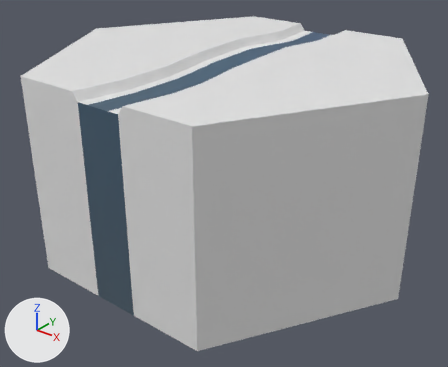
Two versions of the FBX model SourceAssets/Tiles/Hexagons0-3/Hexagon2_1.fbx, one commit apart.
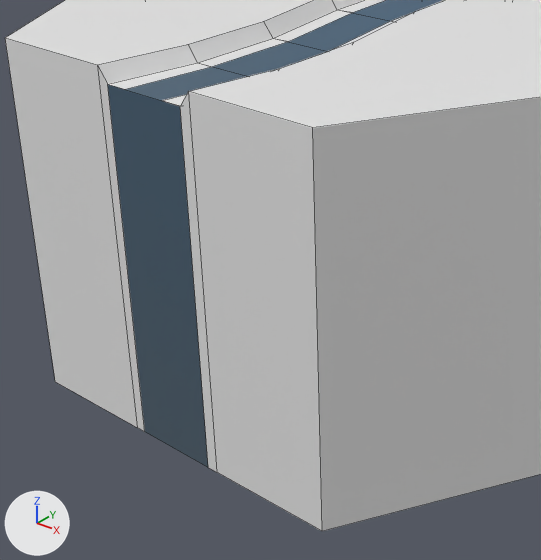
Each version appears first whole from a camera (50 mm lens) standing at (9.3, -11.93, 3.83) and looking at (0.09, -0.43, -3.31), and next in a close-up on the part from 4% to 71% of the width and 15% to 100% of the height. Every picture has the same lights, and +X, +Y and +Z are marked at lower left. The first two pictures are the older version. The close-ups show mesh edges as thin lines. Where no turn or scale is listed for an object, it has been applied to the vertices.

The older version as bpy lines, for what is in view:
```python
me_cylinder_004 = bpy.data.meshes.new('Cylinder.004')
me_cylinder_004.from_pydata(...)  # 76 vertices, 46 faces; spans x -5.0..5.0, y -4.33..4.33, z -5.0..0.0
# faces by material slot: [26, 8, 12]
me_cylinder_004.materials.append(mat_material_001)  # its picture is missing
me_cylinder_004.materials.append(mat_material_002)  # picture img_colorpalette_png
me_cylinder_004.materials.append(mat_waterlines)  # white #e7e7e7
ob_hex2_1 = bpy.data.objects.new('Hex2_1', me_cylinder_004)
ob_hex2_1.location = (0.0, 0.0, 0.0)
```
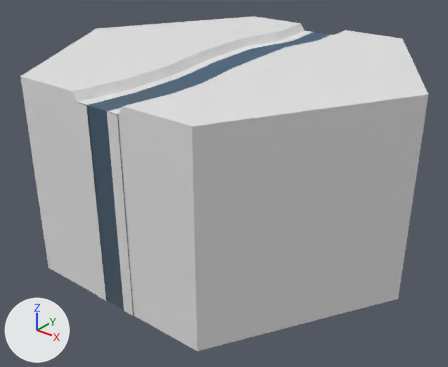
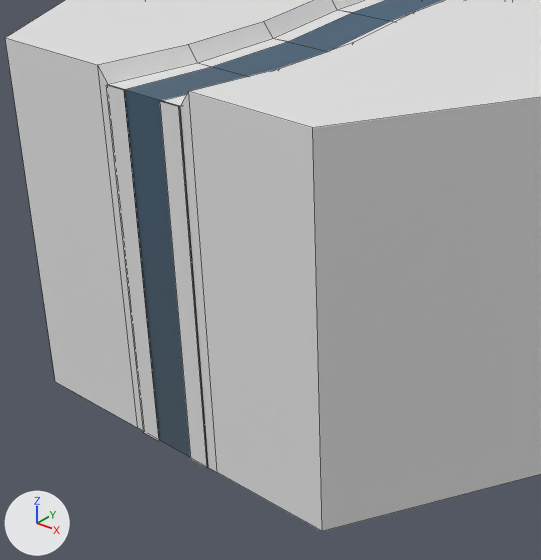
What changed in the scene script:
```text
Change me_cylinder_004:
    used by ob_hex2_1; location = (0.0, 0.0, 0.0)
    verts and faces of me_cylinder_004; kept vertices keep their numbers, new ones are numbered from 76
    remove me_cylinder_004.from_pydata(...)  # 76 vertices, 46 faces; spans x -5.0..5.0, y -4.33..4.33, z -5.0..0.0
    add me_cylinder_004.from_pydata(...)  # 92 vertices, 50 faces; spans x -5.0..5.0, y -4.35..4.35, z -5.0..0.0
    me_cylinder_004 part 1
    add verts[76] = (-0.6, -4.35, -5.0)  # pixel (143, 432)
    add verts[77] = (-0.6, -4.35, -0.2)  # pixel (106, 84)
    add verts[78] = (0.3, -4.35, -0.2)  # pixel (159, 101)
    add verts[79] = (0.3, -4.35, -5.0)  # pixel (190, 459)
    add verts[80] = (-0.6, 4.35, -5.0)
    add verts[81] = (-0.6, 4.35, -0.2)
    add verts[82] = (0.3, 4.35, -0.2)
    add verts[83] = (0.3, 4.35, -5.0)
    add for new, old in zip([*range(84, 92)], [*range(76, 84)]): verts[new] = verts[old] + (0.3, 0.0, 0.0)
    add faces += [(76, 84, 85, 77), (78, 79, 87, 86), (82, 90, 91, 83), (80, 81, 89, 88)]  # mat_waterlines (white #e7e7e7)
```

What differs and where, as boxes [x1, y1, x2, y2] in the close-ups (541 x 560 px):
part 1 of me_cylinder_004, added: after [106, 85, 207, 468]
